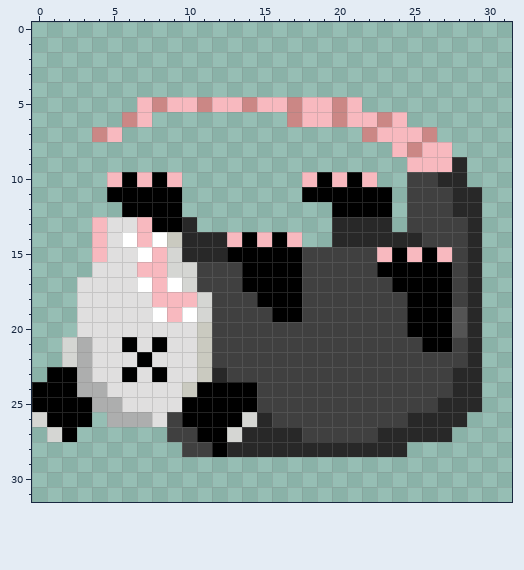
Pixel-art sprite -- Resources/Textures/Mobs/Animals/possum.rsi/possum_dead.png. Above, as it was before the edit.
The file is 32x32 pixels.
And afterwards:
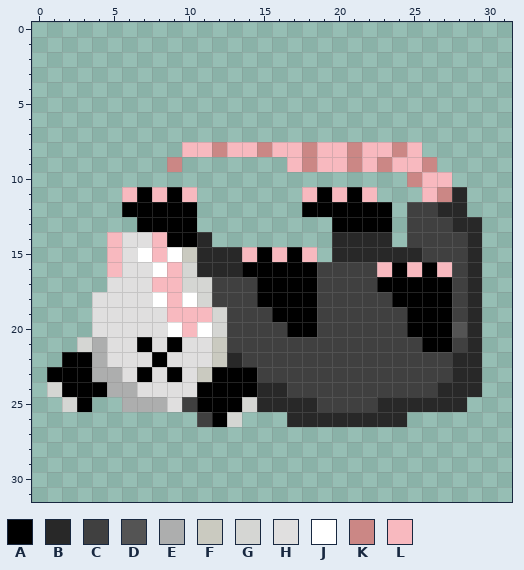
Palette (. is transparent): A #000000  B #282828  C #404040  D #545454  E #adaeae  F #cacac0  G #d5d6d3  H #e0dfdf  J #ffffff  K #cb8785  L #f8b9bf
From the commit log: Shrinks possums and raccoon sprites (#7151)
From old to new:
y 5: x 7..21 LKLLKLLKLLKLLKL -> ...............
y 6: x 6..7 KL -> ..; x 17..24 KLLKLLKL -> ........
y 7: x 4..5 KL -> ..; x 22..26 KLLLK -> .....
y 8: x 10..27 ..............LKLL -> LLKLLKLLKLLKLLKL..
y 9: x 9 . -> K; x 17..24 ........ -> LKLLKLKL; x 26..28 LLB -> K..
y 10: x 5..9 LALAL -> .....; x 18..22 LALAL -> .....; x 25..28 CCBB -> KLL.
y 11: x 5..6 AA -> .L; x 8 A -> L; x 10 . -> L; x 18 A -> L; x 20 A -> L; x 22..23 AA -> L.; x 25..27 CCC -> .LK; x 29 B -> .
y 12: x 10 . -> A; x 18..19 .. -> AA; x 27 C -> B; x 29 B -> .
y 13: x 4..7 LHHL -> ...A; x 10 B -> A; x 20..23 BBBB -> AAAA; x 28 C -> B
y 14: x 4..10 LHJLJFB -> .LHHLAA; x 12..17 BLALAL -> ......; x 24..25 BB -> .C
y 15: x 4..5 LH -> .L; x 9..10 GB -> JF; x 13..14 AA -> BL; x 16 A -> L; x 18..27 CCCCCLALAL -> L.BBBBBBCC
y 16: x 4..5 HH -> .L; x 7..9 LLG -> HJL; x 11..13 CCC -> BBB; x 18 C -> A; x 23 A -> L; x 25 A -> L; x 27 A -> L
y 17: x 3..4 HH -> ..; x 7 J -> H; x 9 J -> L; x 11 C -> G; x 14 A -> C; x 18 C -> A; x 23 C -> A
y 18: x 3 H -> .; x 8 L -> J; x 10 L -> J; x 18 C -> A; x 24 C -> A
y 19: x 3 H -> .; x 8 J -> H; x 10..12 JGC -> LLG; x 18 C -> A; x 28 D -> C
y 20: x 3 H -> .; x 9..12 HHFC -> JLJG; x 17..18 CC -> AA
y 21: x 2..4 GEH -> .GE; x 6..9 AHAH -> HAHA; x 11..12 FC -> HF
y 22: x 2..4 GEH -> AAE; x 7..8 AH -> HA; x 11..13 FCC -> HFB; x 28 C -> B
y 23: x 3..9 EHHAHAH -> AEEHAHA; x 12..14 BCC -> AAA
y 24: x 0..1 AA -> .G; x 3..6 EEHH -> AAEE; x 10 F -> H; x 15..16 CC -> BB; x 27 C -> B
y 25: x 0..2 AAA -> ..G; x 4..8 EEHHH -> ..EEE; x 10 A -> C; x 14..18 ACCCC -> GBBBB; x 23..26 CCCC -> BBBB; x 29 B -> .
y 26: x 0..3 GAAA -> ....; x 5..11 EEEHCAA -> ......C; x 13..28 AGBCCCCCCCCCBBBB -> G...BBBBBBBB....
y 27: x 1..2 GA -> ..; x 9..27 CCAAGBBBBCCCCCBBBBB -> ...................
y 28: x 10..24 CCABBBBBBBBBBBB -> ...............
Where, in picture pixels (left, top, right, bottom), the same in both pictures:
changed: (32, 97, 482, 457)
